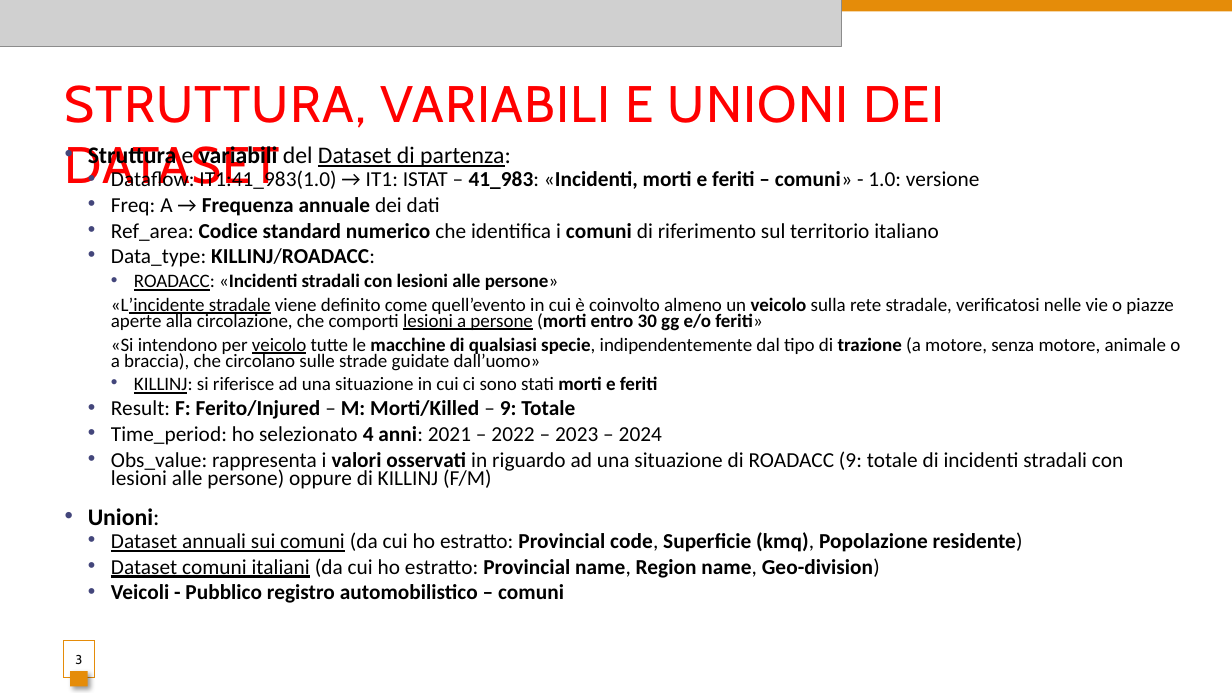
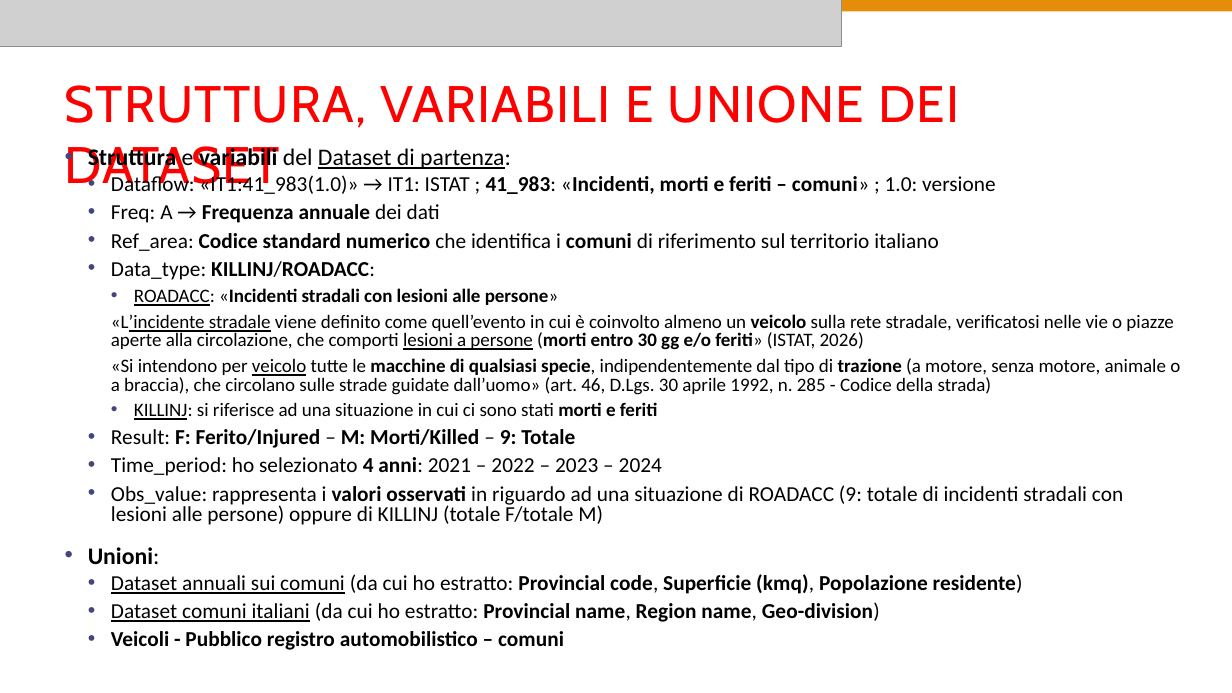
Before and after one commit to AndreaCav99/final_project_boolean, a slide deck: slide 3 of final_project_boolean.pptx. Drawn at 1232x693 pixels with LibreOffice and Linux fonts; fonts in the diff are those of the drawing; grey boxes stand for pictures. Boxes give left, top, right and bottom in pixels: in the first picture for what was removed or moved away, otherwise in the second. Text is boxed around its words. In the diff, an @@ line names an element or a change of style, - is before the commit and + after.

```diff
--- a/final_project_boolean.pptx
+++ b/final_project_boolean.pptx
@@ title at (65,85,959,169): text changed @@
-STRUTTURA, VARIABILI E UNIONI DEI DATASET
+STRUTTURA, VARIABILI E UNIONE DEI DATASET
@@ text at (88,145,1023,650): line spacing 0.7 to 0.8 @@
@@ text at (111,173,996,194): text changed @@
-  • Dataflow: IT1:41_983(1.0) → IT1: ISTAT – 41_983: «Incidenti, morti e feriti – comuni» - 1.0: versione
+  • Dataflow: «IT1:41_983(1.0)» → IT1: ISTAT ; 41_983: «Incidenti, morti e feriti – comuni» ; 1.0: versione
@@ text at (111,314,1180,395): text changed @@
-    «L’incidente stradale viene definito come quell’evento in cui è coinvolto almeno un veicolo sulla rete stradale, verificatosi nelle vie o piazze aperte alla circolazione, che comporti lesioni a persone (morti entro 30 gg e/o feriti»
-    «Si intendono per veicolo tutte le macchine di qualsiasi specie, indipendentemente dal tipo di trazione (a motore, senza motore, animale o a braccia), che circolano sulle strade guidate dall’uomo»
+    «L’incidente stradale viene definito come quell’evento in cui è coinvolto almeno un veicolo sulla rete stradale, verificatosi nelle vie o piazze aperte alla circolazione, che comporti lesioni a persone (morti entro 30 gg e/o feriti» (ISTAT, 2026)
+    «Si intendono per veicolo tutte le macchine di qualsiasi specie, indipendentemente dal tipo di trazione (a motore, senza motore, animale o a braccia), che circolano sulle strade guidate dall’uomo» (art. 46, D.Lgs. 30 aprile 1992, n. 285 - Codice della strada)
@@ text at (111,485,1123,525): text changed @@
-  • Obs_value: rappresenta i valori osservati in riguardo ad una situazione di ROADACC (9: totale di incidenti stradali con lesioni alle persone) oppure di KILLINJ (F/M)
+  • Obs_value: rappresenta i valori osservati in riguardo ad una situazione di ROADACC (9: totale di incidenti stradali con lesioni alle persone) oppure di KILLINJ (totale F/totale M)
@@ page number removed at (64,640,94,677) @@
-3
@@ rectangle removed at (70,671,88,687) @@
```
Also in this commit, not shown: 5 other slides changed.
